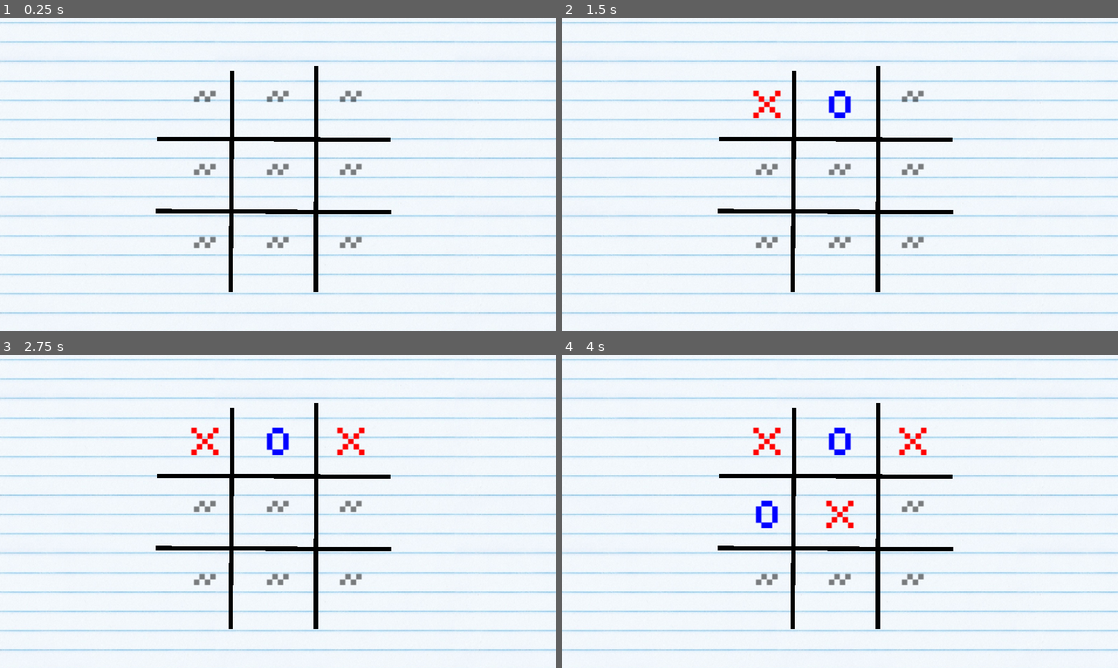
Above: before the commit, frames 1-4 (two rows, left to right).
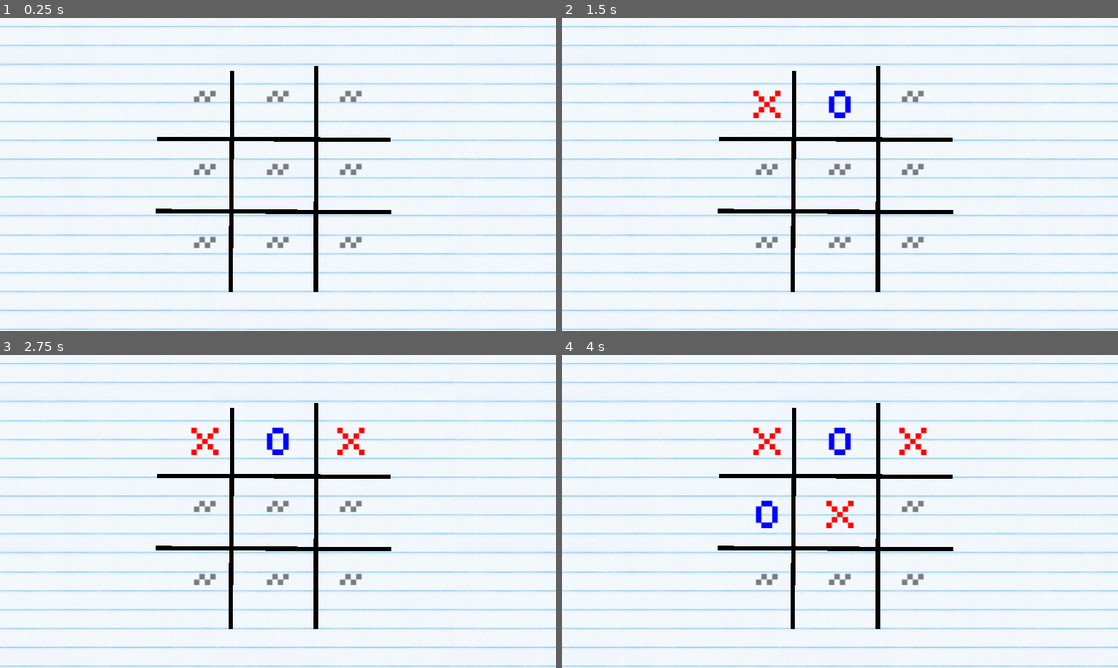
Above: after the commit, the same moments.

Repository: Neo-Ciber94/godot_tic_tac_toe
Game: Godot game, scene res://scripts/game.tscn
Same seed, same stepped clock (60 frames per second), same inputs: the game is played once before the commit and once after it.
Inputs (mouse positions are in pixels of both pictures, inside the frame that each line leads up to):
- Up to frame 1 (0.25 s): no input
- Up to frame 2 (1.5 s): tap Enter at 0.5 s; move the mouse to (767, 102) at 0.52 s; click (767, 102) at 0.67 s; tap Space at 1.25 s; move the mouse to (840, 102) at 1.27 s; click (840, 102) at 1.42 s
- Up to frame 3 (2.75 s): tap Enter at 2 s; move the mouse to (350, 439) at 2.02 s; click (350, 439) at 2.17 s
- Up to frame 4 (4 s): tap Space at 2.75 s; move the mouse to (767, 511) at 2.77 s; click (767, 511) at 2.92 s; tap Enter at 3.5 s; move the mouse to (840, 511) at 3.52 s; click (840, 511) at 3.67 s

The runs differ from the first frame. In frame 1, 13% of the frame differs, in the area x 0-100%, y 1-100%; in frame 2, 13%; in frame 3, 13%; in frame 4, 13%.

Commit message:
minor changes

Diff:
--- a/scripts/game.gd
+++ b/scripts/game.gd
@@ -24,9 +24,7 @@
 signal waiting;
 signal on_game_over;
 
-var _players = {
-	MARK_X: HumanPlayer.new()
-}
+var _players = {}
 
 var current_player = {
 	value = MARK_X
@@ -67,6 +65,7 @@
 			start_vs_online();
 
 func start_vs_self():
+	_players[MARK_X] = HumanPlayer.new()
 	_players[MARK_O] = HumanPlayer.new()
 
 	var is_finished = { value = false }
@@ -77,15 +76,15 @@
 	)
 
 	while(not is_finished.value):
-		var has_played = false;
+		var has_played = { value = false };
 		var player: Player = _players[current_player.value];
 		print("current player: ", current_player.value)
 
 		var callable = Callable(func(idx):
-			if has_played:
+			if has_played.value:
 				return;
 
-			has_played = true;
+			has_played.value = true;
 
 			set_value(current_player.value, idx);
 			waiting.emit()
@@ -137,7 +136,7 @@
 	current_player.value = MARK_O if current_player.value == MARK_X else MARK_X;
 
 func _connect_to_signals(cell: Cell, index: int):
-	cell.on_hover.connect(func(cell, is_over): on_cell_hover(cell, is_over, index))
+	cell.on_hover.connect(func(this_cell, is_over): on_cell_hover(this_cell, is_over, index))
 
 func on_cell_hover(cell: Cell, is_over: bool, index: int):
 	if has_value(index) || is_game_over():
--- a/scripts/game.tscn
+++ b/scripts/game.tscn
@@ -62,7 +62,6 @@
 grow_horizontal = 2
 grow_vertical = 2
 texture = ExtResource("2_ffisu")
-expand_mode = 5
 
 [node name="Container" type="Control" parent="."]
 layout_mode = 1
--- a/scripts/human_player.gd
+++ b/scripts/human_player.gd
@@ -5,6 +5,6 @@
 func player_move(cells: Array[Cell]):
 	for idx in range(0, cells.size()):
 		var cell = cells[idx]
-		cell.on_click.connect(func(args):
+		cell.on_click.connect(func(_args):
 			on_move.emit(idx)
 		)
